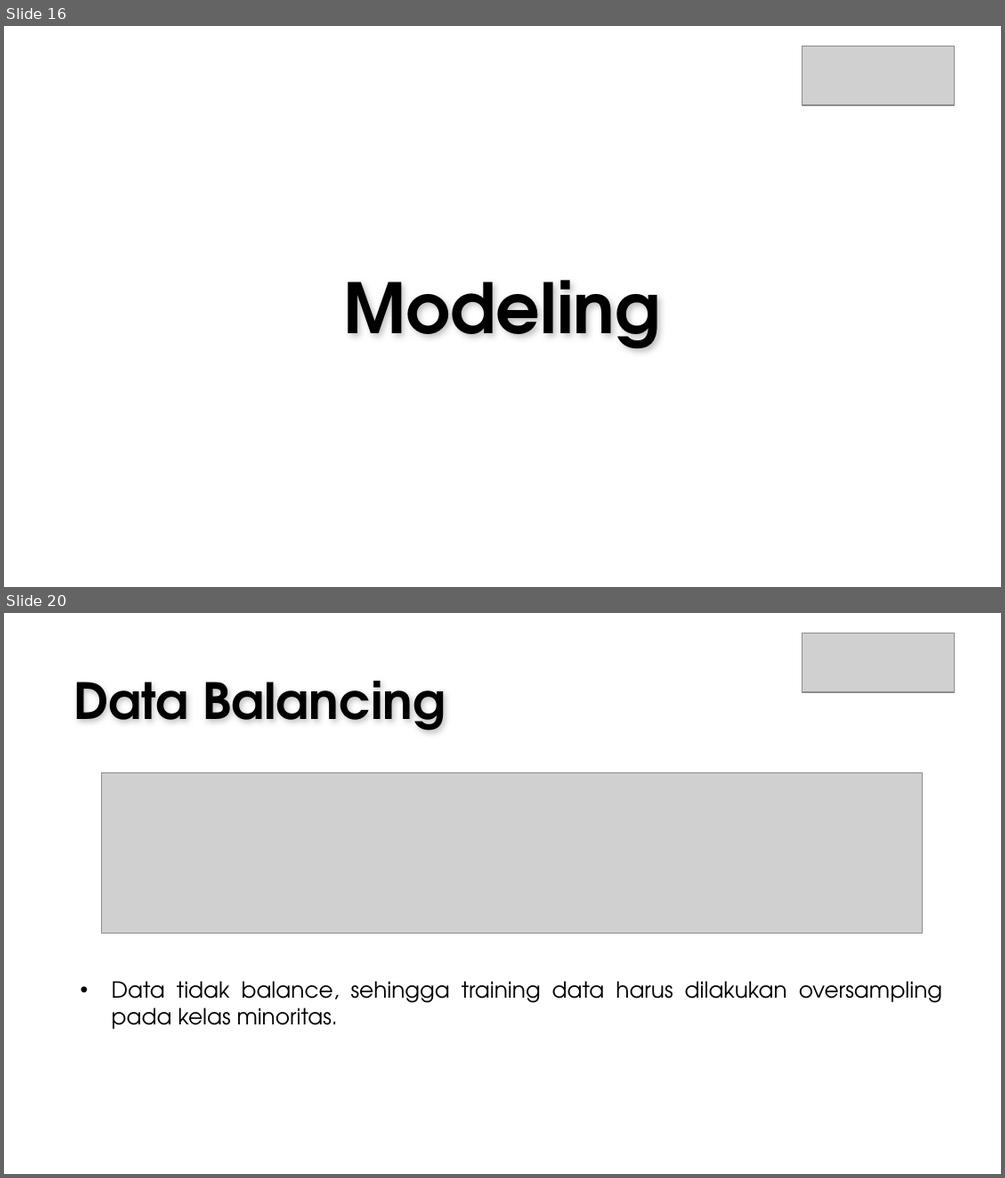
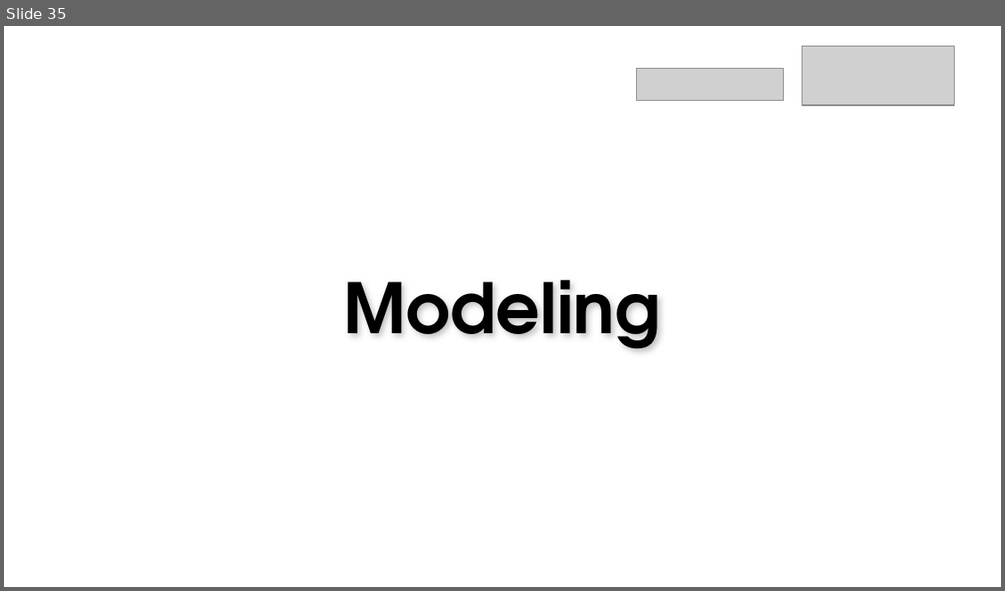
Before and after one commit to gisellehalim/idx-ds-vix-rakamin, a slide deck: PPT IDX Partners x Rakamin Academy.pptx. Shown one above the other, each under a label of ours: slides 16 and 20 before the commit, slide 35 after it; the slides between them are not shown. The pictures are 1005x1178 and 1005x591 pixels, drawn with LibreOffice and Linux fonts; fonts in the diff are those of the drawing; grey boxes stand for pictures; background and template pictures are left out. Boxes give left, top, right and bottom in pixels: in the first picture for what was removed or moved away, otherwise in the second. Text is boxed around its words. In the diff, an @@ line names an element or a change of style, - is before the commit and + after.

```diff
--- a/PPT IDX Partners x Rakamin Academy.pptx
+++ b/PPT IDX Partners x Rakamin Academy.pptx
@@ slide 20 removed at (4, 613, 1001, 1174), background picture (left out) @@
@@ picture removed at (801, 633, 954, 691) @@
@@ text removed at (73, 681, 445, 730) @@
-Data Balancing
@@ picture removed at (102, 773, 922, 933) @@
@@ text removed at (112, 981, 942, 1029) @@
-• Data tidak balance, sehingga training data harus dilakukan oversampling pada kelas minoritas.
@@ what was slide 16 is now slide 35 @@
@@ slide 35 changed as well @@
@@ picture added at (637, 68, 784, 100) @@
```
Also in this commit, not shown: 10 other slides changed, 30 slides added, 11 other slides removed, 3 other files.
